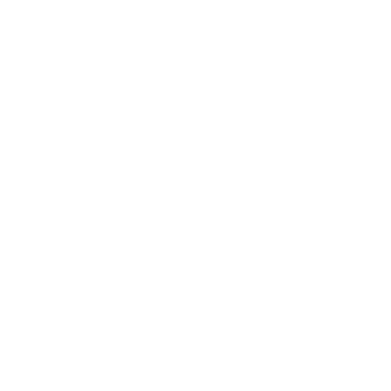
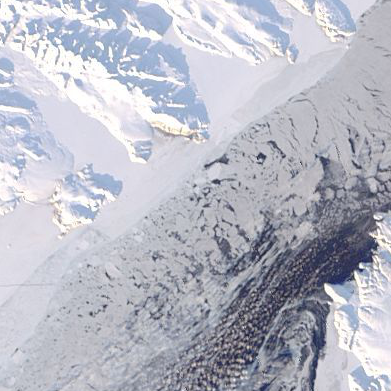
Before/after of a 391 x 391 layered artwork. What changed in the layer stack:
added layer "022_baffin_bay_100km_20130308.terra.truecolor.250m" above "Background" over [left=0, top=0, right=391, bottom=391]
